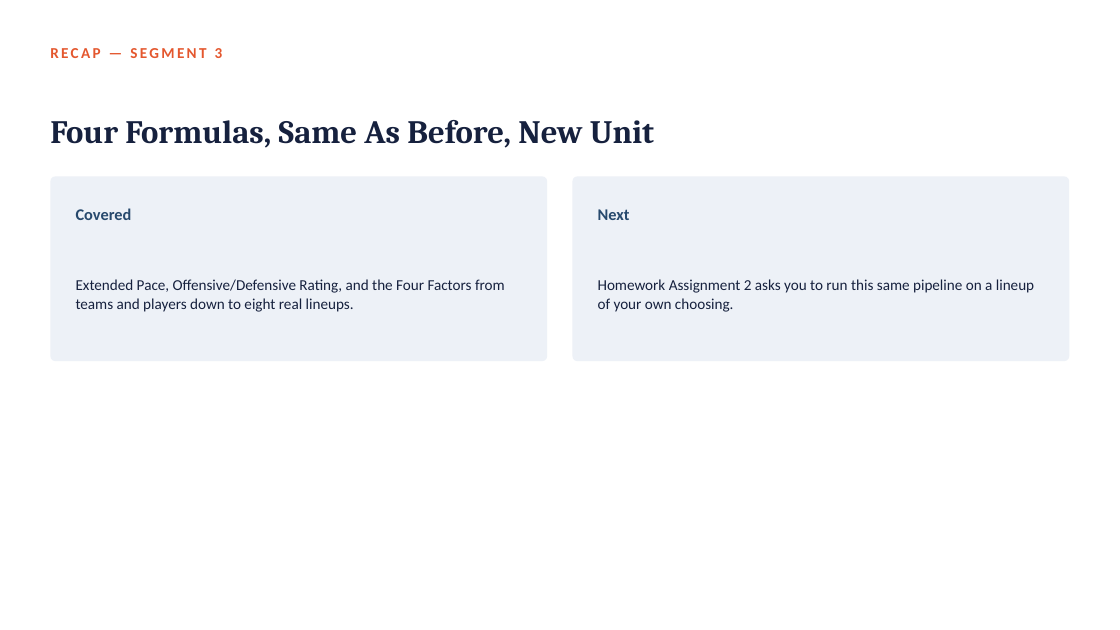
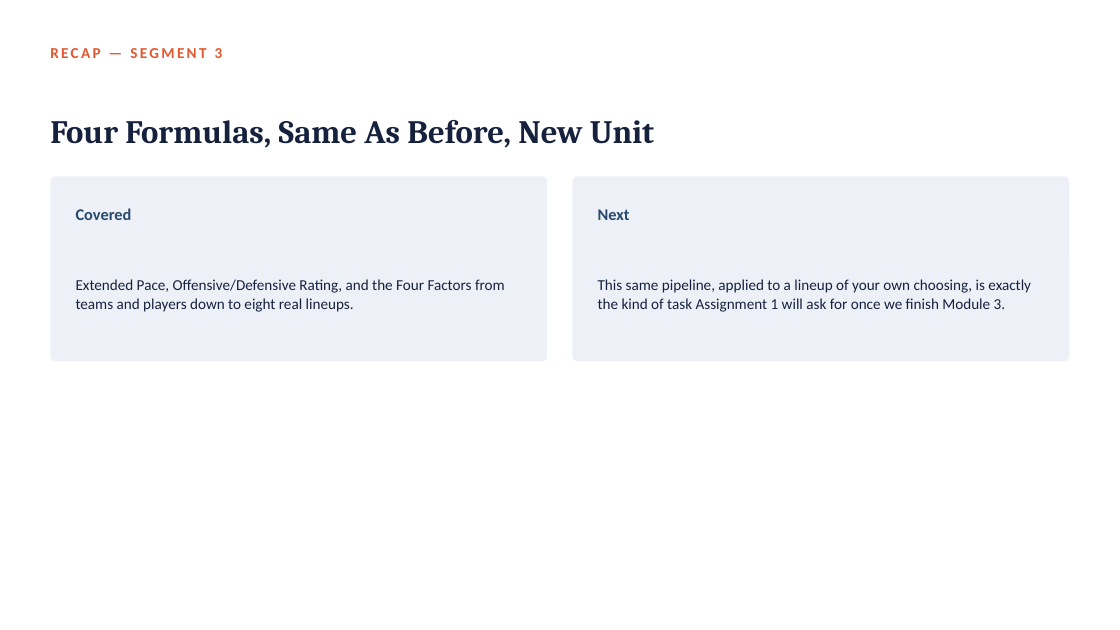
Before and after one commit to fmurital/Teaching-Curriculum, a slide deck: slide 27 of Sports-Analytics-Graduate/02_Beyond_Individual_Skills_Lineups_and_Combinations/Lecture_Slides/Module02_Beyond_Individual_Skills_Lineups_and_Combinations.pptx. Drawn at 1120x630 pixels with LibreOffice and Linux fonts; fonts in the diff are those of the drawing. Boxes give left, top, right and bottom in pixels: in the first picture for what was removed or moved away, otherwise in the second. Text is boxed around its words. In the diff, an @@ line names an element or a change of style, - is before the commit and + after.

Commit message:
Correct graduate course: build syllabus/schedule/admin, switch to course-wide Assignments/Midterm/Final structure, remove per-module homework, fix video policy and cross-course references in Modules 1-2

```diff
--- a/Sports-Analytics-Graduate/02_Beyond_Individual_Skills_Lineups_and_Combinations/Lecture_Slides/Module02_Beyond_Individual_Skills_Lineups_and_Combinations.pptx
+++ b/Sports-Analytics-Graduate/02_Beyond_Individual_Skills_Lineups_and_Combinations/Lecture_Slides/Module02_Beyond_Individual_Skills_Lineups_and_Combinations.pptx
@@ text at (598, 279, 1031, 312): text changed @@
-Homework Assignment 2 asks you to run this same pipeline on a lineup of your own choosing.
+This same pipeline, applied to a lineup of your own choosing, is exactly the kind of task Assignment 1 will ask for once we finish Module 3.
```
Also in this commit, not shown: 4 other slides changed, 1 slide removed, 16 other files.
